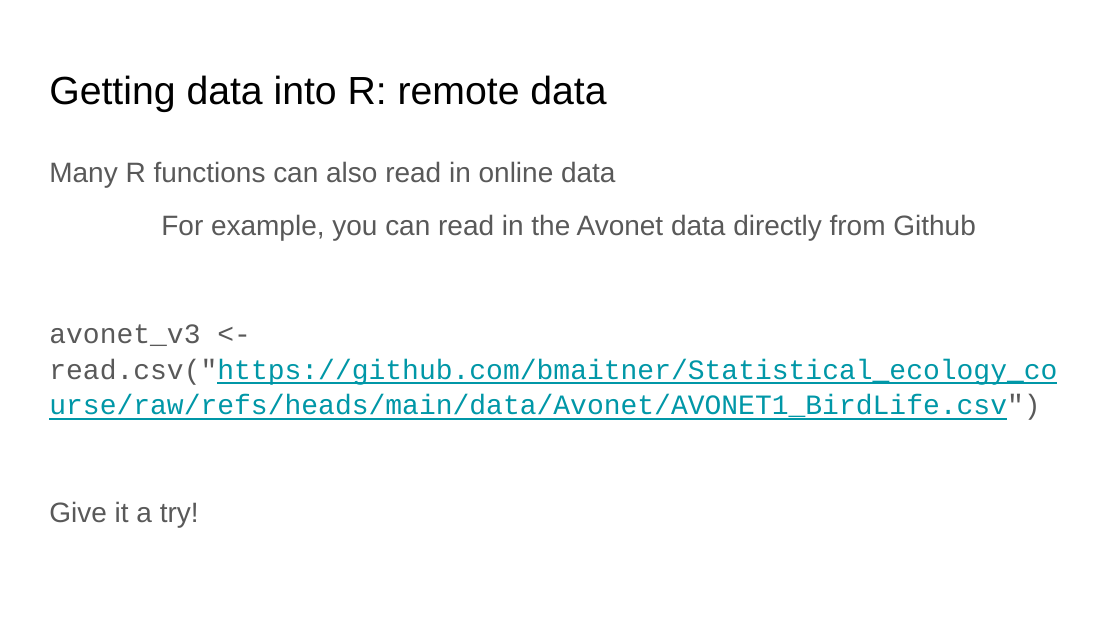
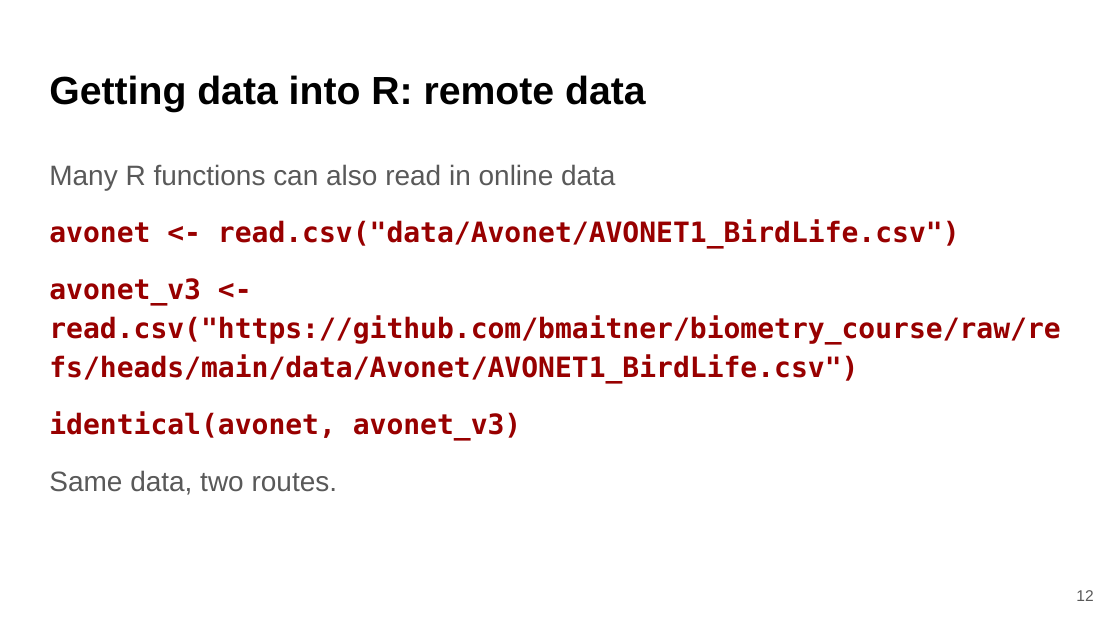
Before and after one commit to bmaitner/biometry_course, a slide deck: slide 12 of lectures/Lecture_04_intro_to_data_in_R.pptx (slide 10 before the commit). Drawn at 1120x630 pixels with LibreOffice and Linux fonts; fonts in the diff are those of the drawing. Boxes give left, top, right and bottom in pixels: in the first picture for what was removed or moved away, otherwise in the second. Text is boxed around its words. In the diff, an @@ line names an element or a change of style, - is before the commit and + after.

```diff
--- a/lectures/Lecture_04_intro_to_data_in_R.pptx
+++ b/lectures/Lecture_04_intro_to_data_in_R.pptx
@@ title "Getting data into R: remote ..." at <box>49,75,646,112</box>: bold on @@
@@ text at <box>49,164,615,190</box>: line spacing 1.05 to 1.15 @@
@@ text at <box>49,220,1060,495</box>: text changed; font Courier New to DejaVu Sans Mono; text colour #0097A7 to #980000; bold on @@
-For example, you can read in the Avonet data directly from Github
-avonet_v3 <- read.csv("https://github.com/bmaitner/Statistical_ecology_course/raw/refs/heads/main/data/Avonet/AVONET1_BirdLife.csv")
-Give it a try!
+avonet <- read.csv("data/Avonet/AVONET1_BirdLife.csv")
+avonet_v3 <- read.csv("https://github.com/bmaitner/biometry_course/raw/refs/heads/main/data/Avonet/AVONET1_BirdLife.csv")
+identical(avonet, avonet_v3)
+Same data, two routes.
@@ page number added at <box>1076,590,1093,601</box>, 10 pt, text #595959 @@
+12
```
Also in this commit, not shown: 28 other slides changed, 21 slides added, 1 slide removed, 2 other files.
